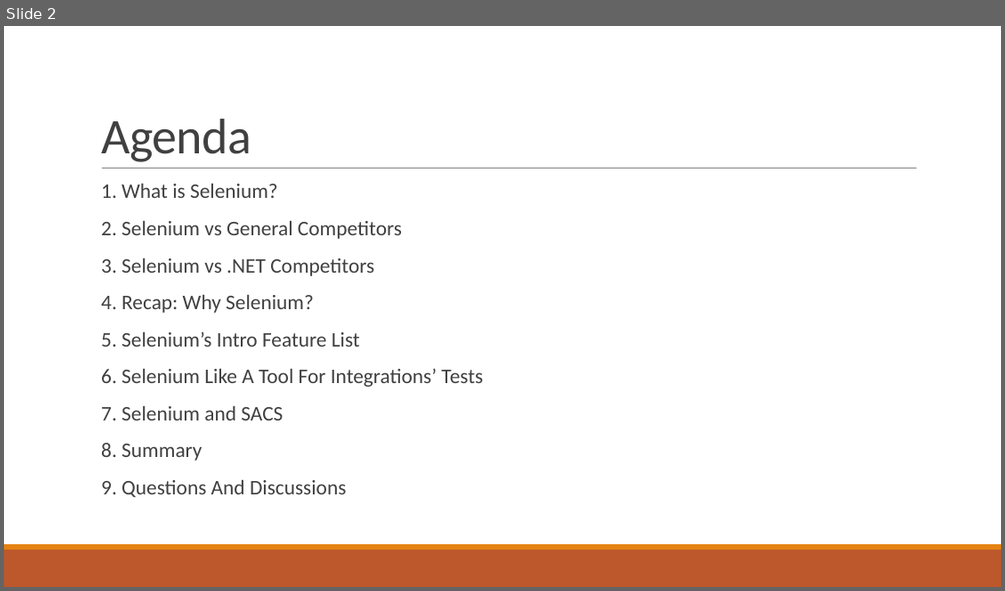
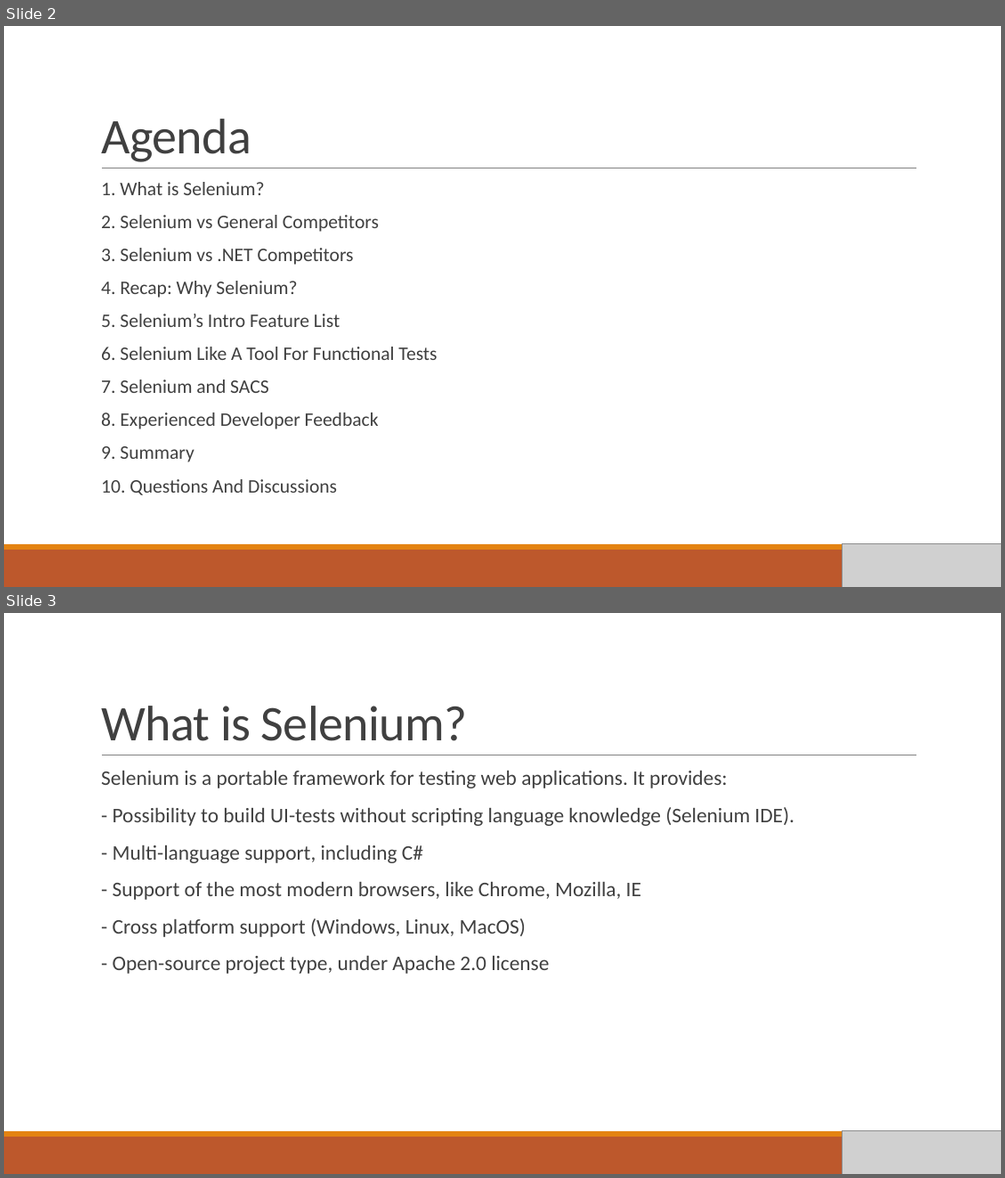
Before and after one commit to SlavaFesenko/SeleniumTest, a slide deck: SeleniumOverview.pptx. Shown one above the other, each under a label of ours: slide 2 before the commit, slides 2 and 3 after it. The pictures are 1005x591 and 1005x1178 pixels, drawn with LibreOffice and Linux fonts; fonts in the diff are those of the drawing; grey boxes stand for pictures. Boxes give left, top, right and bottom in pixels: in the first picture for what was removed or moved away, otherwise in the second. Text is boxed around its words. In the diff, an @@ line names an element or a change of style, - is before the commit and + after.

```diff
--- a/SeleniumOverview.pptx
+++ b/SeleniumOverview.pptx
@@ slide 3 added at [4, 613, 1001, 1174], background #FFFFFF; not listed: 3 template elements that a slide beside it also shows @@
@@ title added at [101, 706, 468, 741], 48 pt, text #404040 @@
+What is Selenium?
@@ text added at [101, 771, 794, 973], 20 pt, text #404040 @@
+  Selenium is a portable framework for testing web applications. It provides:
+  - Possibility to build UI-tests without scripting language knowledge (Selenium IDE).
+  - Multi-language support, including C#
+  - Support of the most modern browsers, like Chrome, Mozilla, IE
+  - Cross platform support (Windows, Linux, MacOS)
+  - Open-source project type, under Apache 2.0 license
@@ picture added at [842, 1130, 1001, 1174] @@
@@ slide 2 changed as well @@
@@ text at [101, 182, 379, 393]: size 20 to 18.5 pt in "1. What is Selenium?", "2. Selenium vs General Competitors", "3. Selenium vs .NET Competitors", "4. Recap: Why Selenium?" and 2 more places; line spacing 0.9 to 0.8 @@
@@ text at [101, 346, 437, 360]: text changed; size 20 to 18.5 pt @@
-  6. Selenium Like A Tool For Integrations’ Tests
+  6. Selenium Like A Tool For Functional Tests
@@ text at [101, 412, 379, 495]: text changed; size 20 to 18.5 pt @@
-  8. Summary
-  9. Questions And Discussions
+  8. Experienced Developer Feedback
+  9. Summary
+  10. Questions And Discussions
@@ picture added at [842, 543, 1001, 587] @@
```
Also in this commit, not shown: 1 other slide changed, 9 other slides added, 1 other file.
